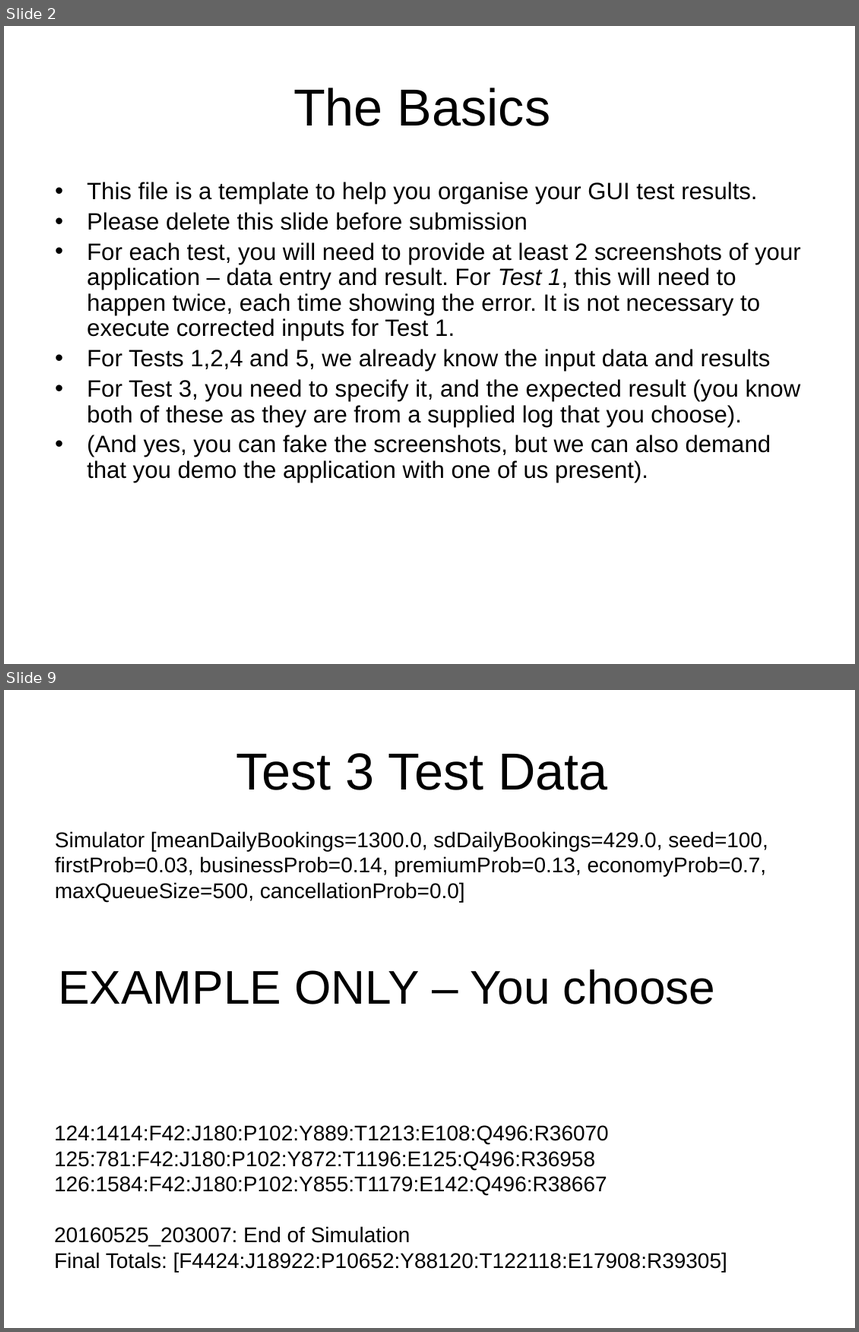
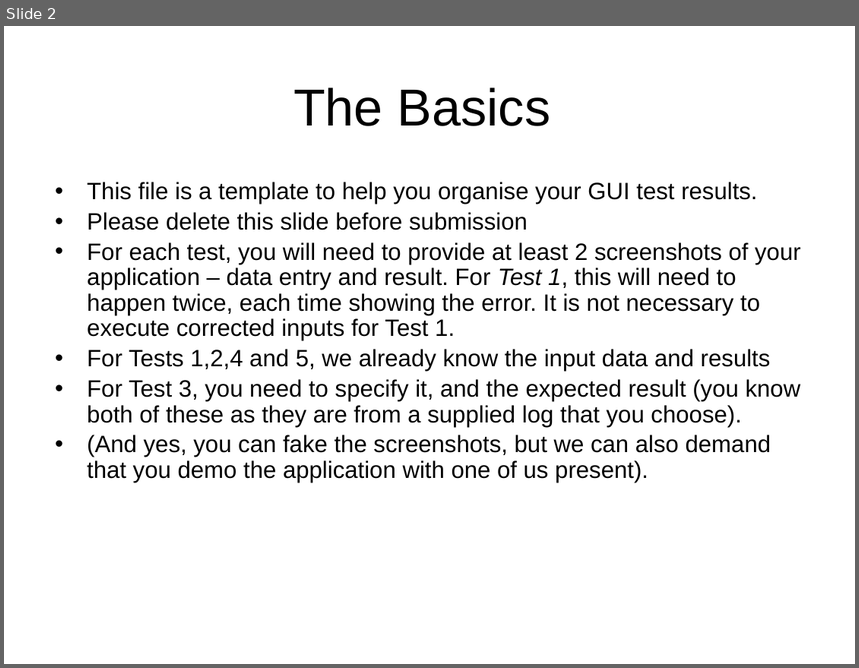
Before and after one commit to mitchellharvey97/Cab302-Ass2-2016, a slide deck: GUITestPlan.pptx. Shown one above the other, each under a label of ours: slides 2 and 9 before the commit, slide 2 after it; the slides between them are not shown. The pictures are 859x1332 and 859x668 pixels, drawn with LibreOffice and Linux fonts; fonts in the diff are those of the drawing. Boxes give left, top, right and bottom in pixels: in the first picture for what was removed or moved away, otherwise in the second. Text is boxed around its words. In the diff, an @@ line names an element or a change of style, - is before the commit and + after.

Commit message:
Adding Test Plan

```diff
--- a/GUITestPlan.pptx
+++ b/GUITestPlan.pptx
@@ slide 9 removed at (4,690,855,1328), background #FFFFFF @@
@@ title removed at (236,753,607,790) @@
-Test 3 Test Data
@@ text removed at (55,831,768,902) @@
-Simulator [meanDailyBookings=1300.0, sdDailyBookings=429.0, seed=100, firstProb=0.03, businessProb=0.14, premiumProb=0.13, economyProb=0.7, maxQueueSize=500, cancellationProb=0.0]
@@ text removed at (58,970,716,1005) @@
-EXAMPLE ONLY – You choose
@@ text removed at (54,1125,728,1272) @@
-124:1414:F42:J180:P102:Y889:T1213:E108:Q496:R36070
-125:781:F42:J180:P102:Y872:T1196:E125:Q496:R36958
-126:1584:F42:J180:P102:Y855:T1179:E142:Q496:R38667
-20160525_203007: End of Simulation
-Final Totals: [F4424:J18922:P10652:Y88120:T122118:E17908:R39305]
```
Also in this commit, not shown: 11 slides changed, 5 slides added, 1 other slide removed, 1 other file.
